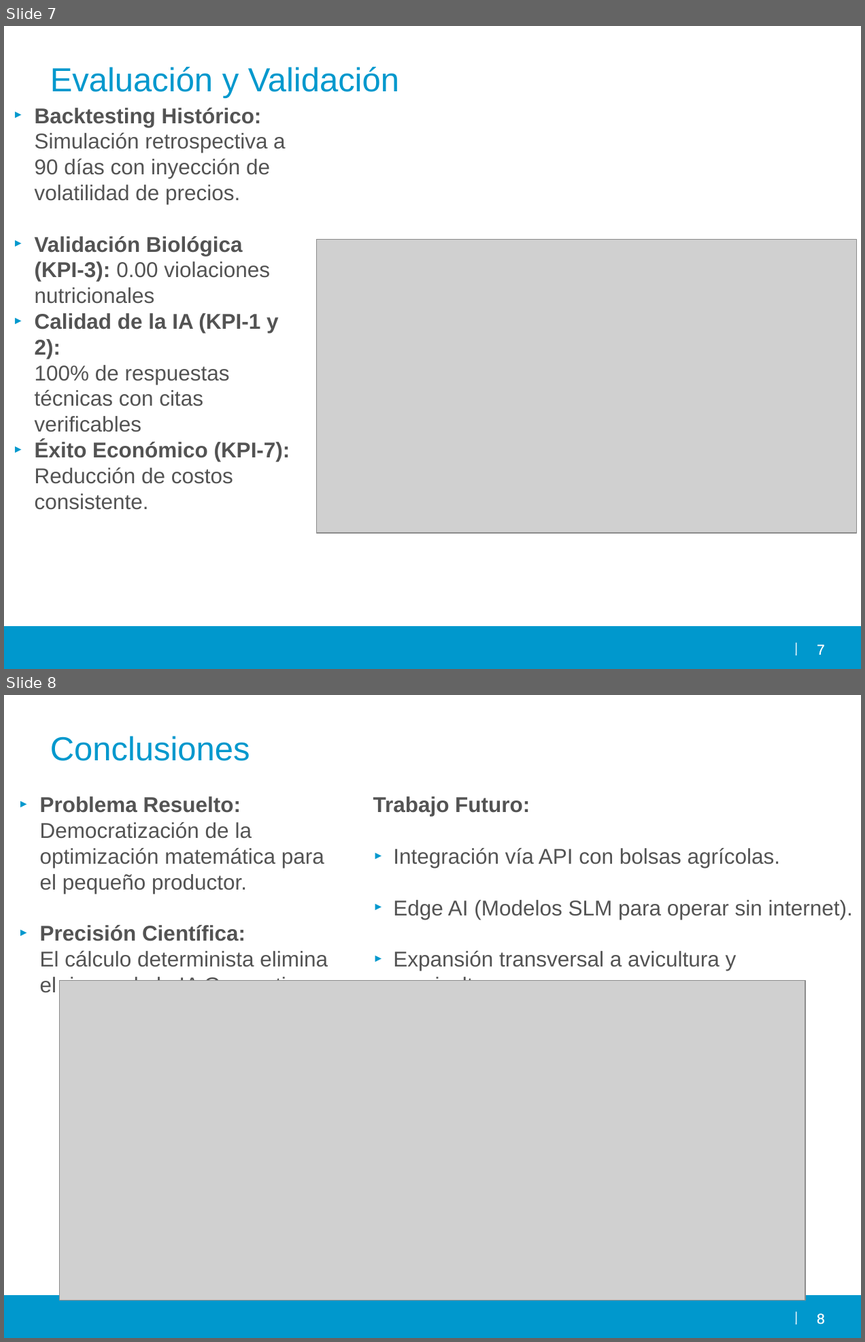
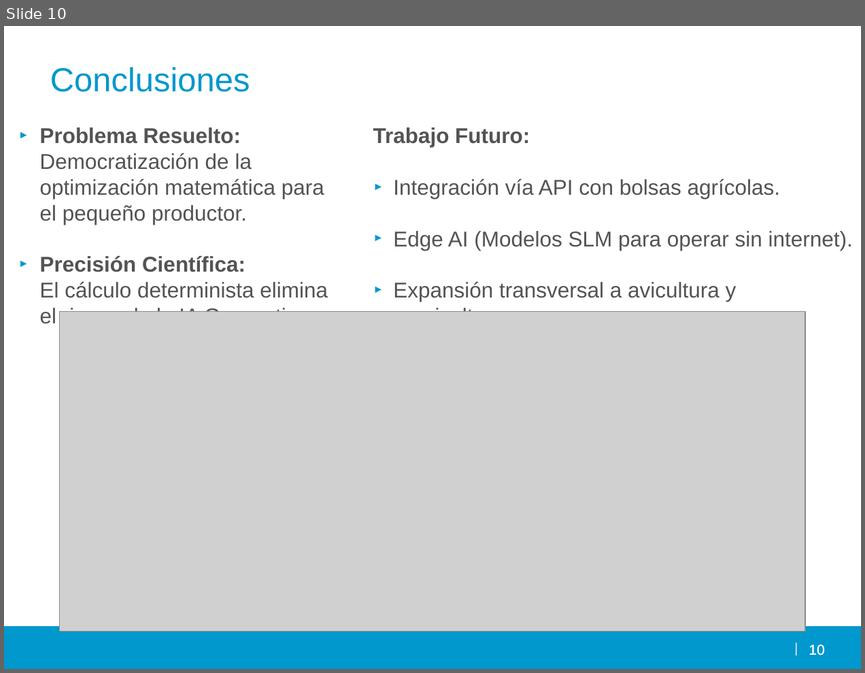
Before and after one commit to Caporal-AI/caporal-ai, a slide deck: docs/Caporal AI.pptx. Shown one above the other, each under a label of ours: slides 7 and 8 before the commit, slide 10 after it. The pictures are 865x1342 and 865x673 pixels, drawn with LibreOffice and Linux fonts; fonts in the diff are those of the drawing; grey boxes stand for pictures; background and template pictures are left out. Boxes give left, top, right and bottom in pixels: in the first picture for what was removed or moved away, otherwise in the second. Text is boxed around its words. In the diff, an @@ line names an element or a change of style, - is before the commit and + after.

```diff
--- a/docs/Caporal AI.pptx
+++ b/docs/Caporal AI.pptx
@@ slide 7 removed at [4,26,861,669], background #FFFFFF; not listed: 2 template elements that a slide beside it also shows @@
@@ text removed at [50,67,399,98] @@
-Evaluación y Validación
@@ text removed at [35,108,290,509] @@
-► Backtesting Histórico: Simulación retrospectiva a 90 días con inyección de volatilidad de precios.
-► Validación Biológica (KPI-3): 0.00 violaciones nutricionales
-► Calidad de la IA (KPI-1 y 2):
-  100% de respuestas técnicas con citas verificables
-► Éxito Económico (KPI-7): Reducción de costos consistente.
@@ picture removed at [317,240,857,533] @@
@@ page number removed at [799,640,825,656] @@
-7
@@ page number removed at [817,644,825,654] @@
-7
@@ what was slide 8 is now slide 10 @@
@@ page number at [799,640,825,656]: text changed @@
-8
+10
@@ page number at [808,644,824,655]: text changed @@
-8
+10
```
Also in this commit, not shown: 3 slides added.
